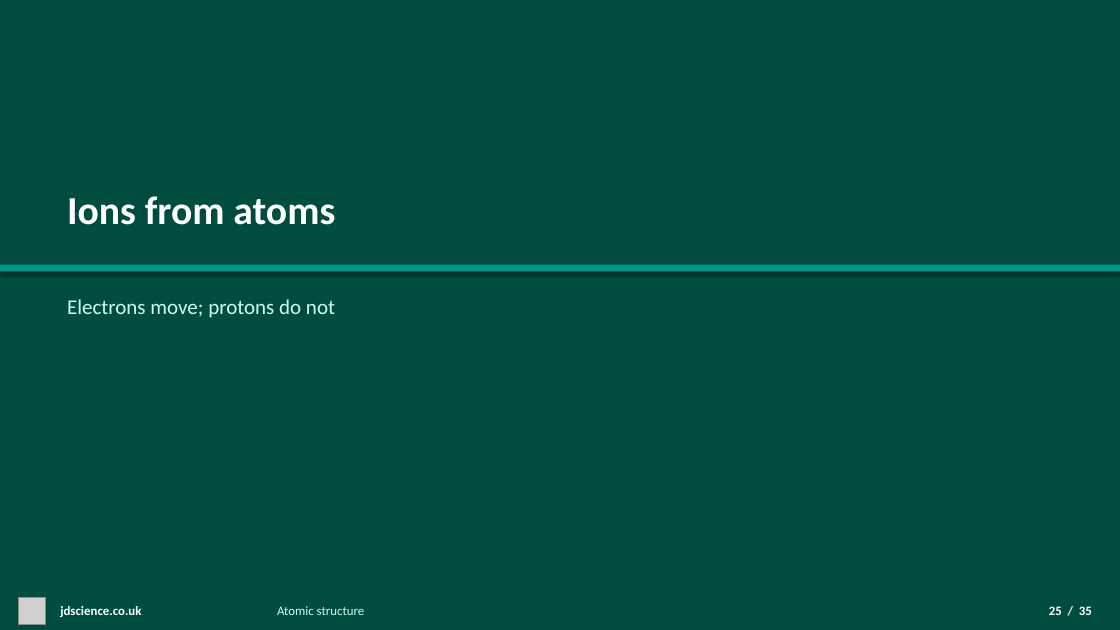
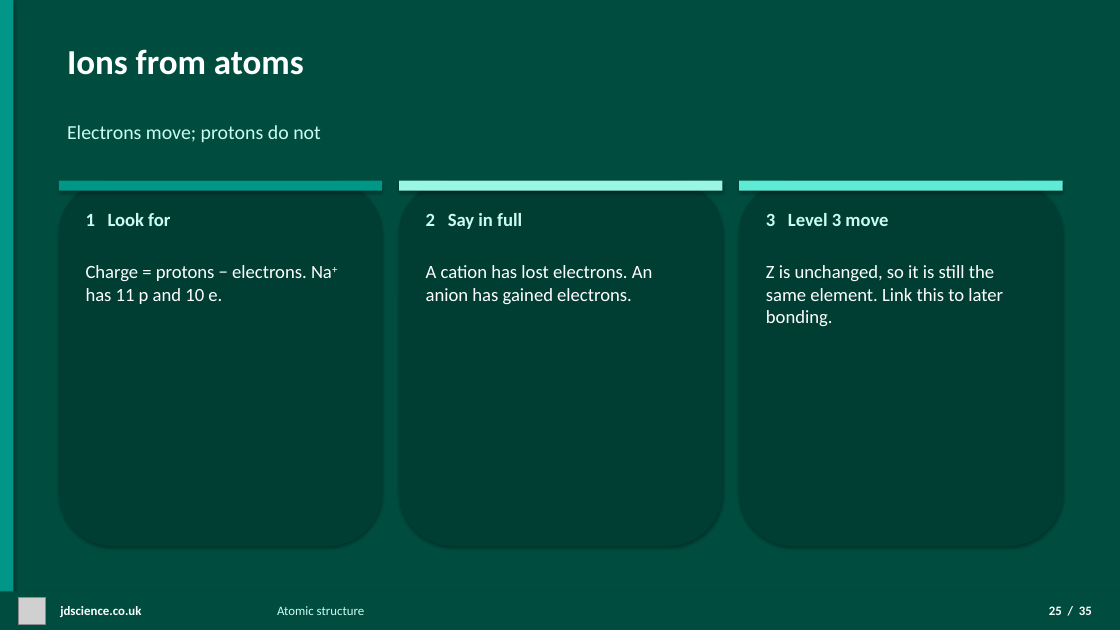
Before and after one commit to moky107/jdscience-website, a slide deck: slide 25 of content/lessons/atomic-structure/btec-unit-1-chemistry-atomic-structure.pptx. Drawn at 1120x630 pixels with LibreOffice and Linux fonts; fonts in the diff are those of the drawing; grey boxes stand for pictures. Boxes give left, top, right and bottom in pixels: in the first picture for what was removed or moved away, otherwise in the second. Text is boxed around its words. In the diff, an @@ line names an element or a change of style, - is before the commit and + after.

```diff
--- a/content/lessons/atomic-structure/btec-unit-1-chemistry-atomic-structure.pptx
+++ b/content/lessons/atomic-structure/btec-unit-1-chemistry-atomic-structure.pptx
@@ rectangle added at box(0, 0, 13, 630), fill #009688 @@
@@ text "Ions from atoms": place and size @@
-text "Ions from atoms" at box(67, 196, 335, 225)
+text "Ions from atoms" at box(67, 49, 304, 75)
@@ text "Ions from atoms" at box(67, 49, 304, 75): size 34 to 30 pt @@
@@ text "Electrons move; protons do not": place and size @@
-text "Electrons move; protons do not" at box(67, 299, 335, 318)
+text "Electrons move; protons do not" at box(67, 125, 321, 142)
@@ text "Electrons move; protons do not" at box(67, 125, 321, 142): size 18 to 17 pt @@
@@ rounded rectangle added at box(59, 181, 382, 546), fill #003D33 @@
@@ rectangle added at box(59, 181, 382, 191), fill #009688 @@
@@ rounded rectangle added at box(399, 181, 723, 546), fill #003D33 @@
@@ rectangle added at box(399, 181, 723, 191), fill #99F6E4 @@
@@ rounded rectangle added at box(739, 181, 1063, 546), fill #003D33 @@
@@ rectangle added at box(739, 181, 1063, 191), fill #5EEAD4 @@
@@ text added at box(86, 213, 170, 226), 16 pt, text #CCFBF1, bold @@
+1 Look for
@@ text added at box(426, 213, 522, 229), 16 pt, text #CCFBF1, bold @@
+2 Say in full
@@ text added at box(766, 213, 888, 226), 16 pt, text #CCFBF1, bold @@
+3 Level 3 move
@@ rectangle removed at box(0, 265, 1120, 271) @@
@@ text added at box(86, 265, 332, 304), 16 pt, text #FFFFFF @@
+Charge = protons − electrons. Na+ has 11 p and 10 e.
@@ text added at box(426, 265, 653, 305), 16 pt, text #FFFFFF @@
+A cation has lost electrons. An anion has gained electrons.
@@ text added at box(766, 265, 1003, 327), 16 pt, text #FFFFFF @@
+Z is unchanged, so it is still the same element. Link this to later bonding.
```
Also in this commit, not shown: 9 other slides changed, 42 other files.
